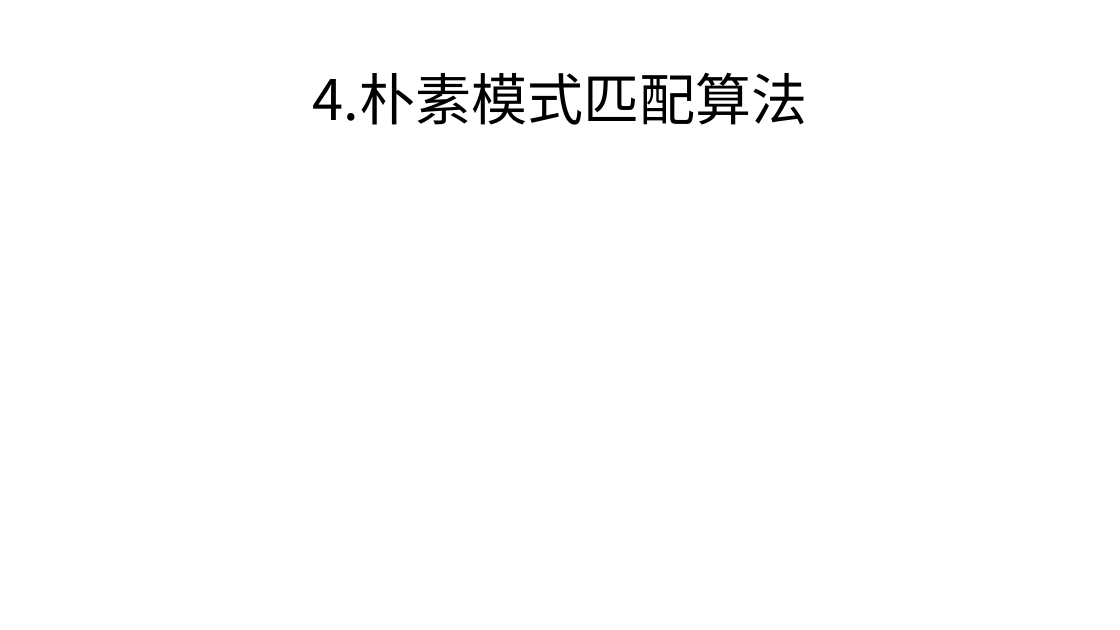
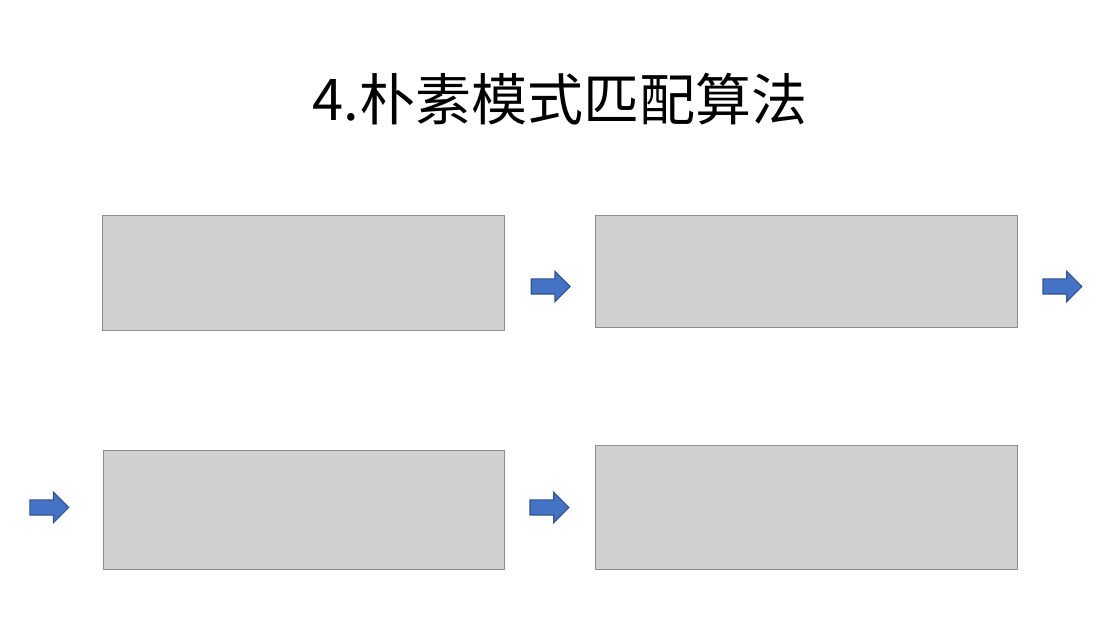
Before and after one commit to zjyesir/hmc_data_structure, a slide deck: slide 10 of ppt/4 串.pptx (slide 9 before the commit). Drawn at 1120x630 pixels with LibreOffice and Linux fonts; fonts in the diff are those of the drawing; grey boxes stand for pictures; background and template pictures are left out. Boxes give left, top, right and bottom in pixels: in the first picture for what was removed or moved away, otherwise in the second. Text is boxed around its words. In the diff, an @@ line names an element or a change of style, - is before the commit and + after.

```diff
--- a/ppt/4 串.pptx
+++ b/ppt/4 串.pptx
@@ picture added at (103,215,505,331) @@
@@ picture added at (596,215,1018,327) @@
@@ right arrow added at (532,271,571,302), fill #4472C4, outline #325491 1 pt @@
@@ right arrow added at (1044,271,1082,302), fill #4472C4, outline #325491 1 pt @@
@@ picture added at (596,445,1018,570) @@
@@ picture added at (103,450,505,570) @@
@@ right arrow added at (30,492,69,523), fill #4472C4, outline #325491 1 pt @@
@@ right arrow added at (530,492,569,523), fill #4472C4, outline #325491 1 pt @@
```
Also in this commit, not shown: 3 other slides changed, 2 slides added, 2 slides removed, 6 other files.
